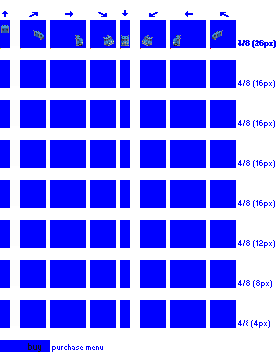
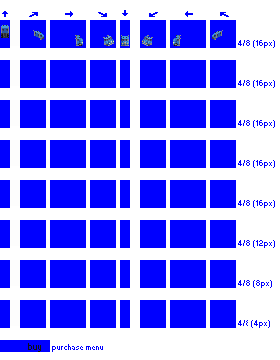
Before/after of a w=280, h=360 layered artwork. What changed in the layer stack:
removed layer "Layer 4" over [left=0, top=33, right=276, bottom=49]
